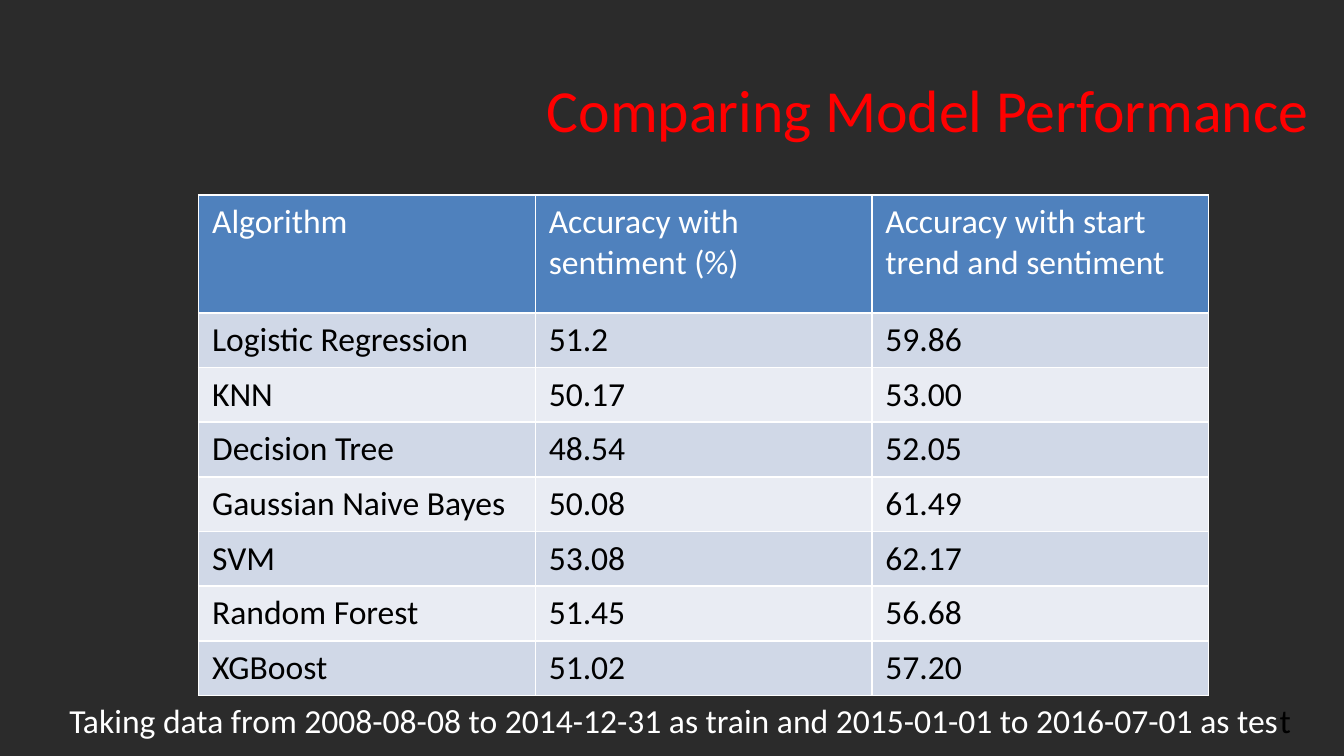
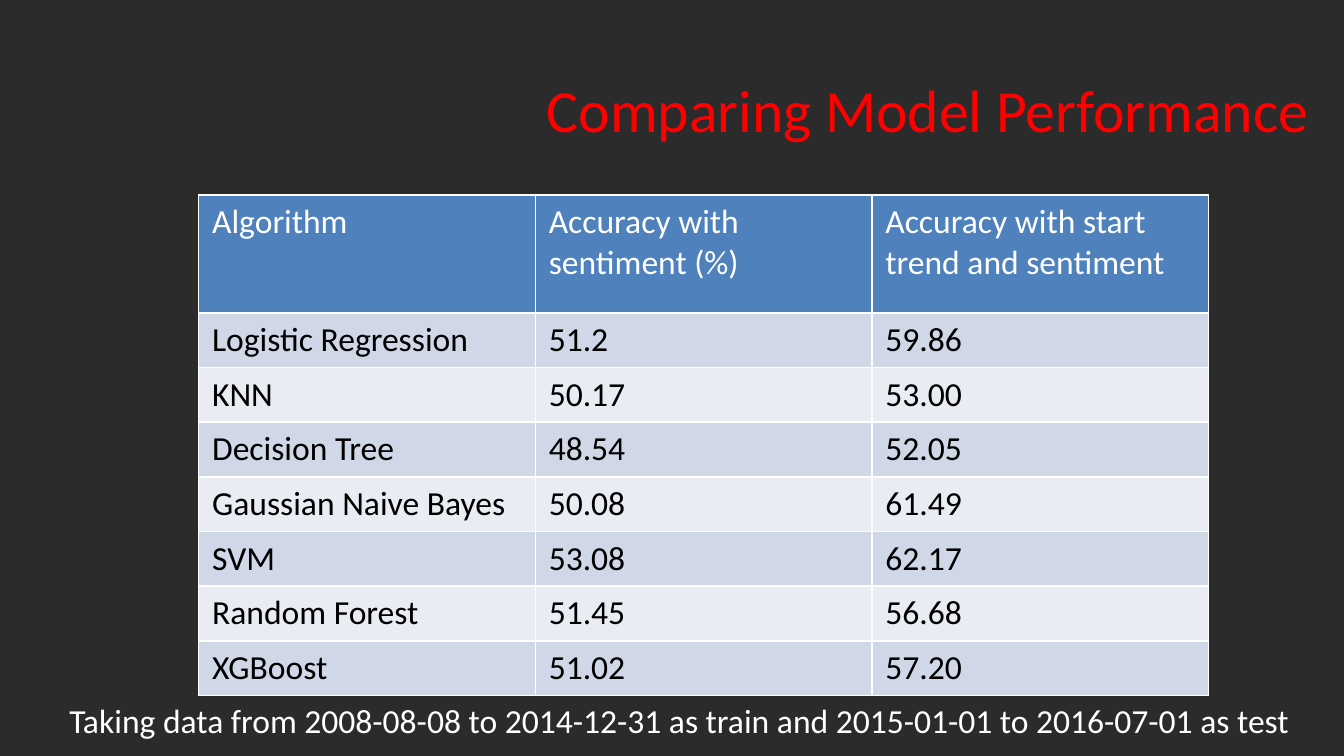
Before and after one commit to arundhathi-patil/ISM-6390-Data-Science-Project, a slide deck: slide 7 of DSP Presentation.pptx. Drawn at 1344x756 pixels with LibreOffice and Linux fonts; fonts in the diff are those of the drawing; background and template pictures are left out; a plain dark background stands for a picture behind light text. Boxes give left, top, right and bottom in pixels: in the first picture for what was removed or moved away, otherwise in the second. Text is boxed around its words. In the diff, an @@ line names an element or a change of style, - is before the commit and + after.

Commit message:
Final slides

```diff
--- a/DSP Presentation.pptx
+++ b/DSP Presentation.pptx
@@ text "Taking data from 2008-08-08 to ..." at box(69, 709, 1289, 739): text colour #000000 to #FFFFFF in "test" @@
```
Also in this commit, not shown: 1 other slide changed.
